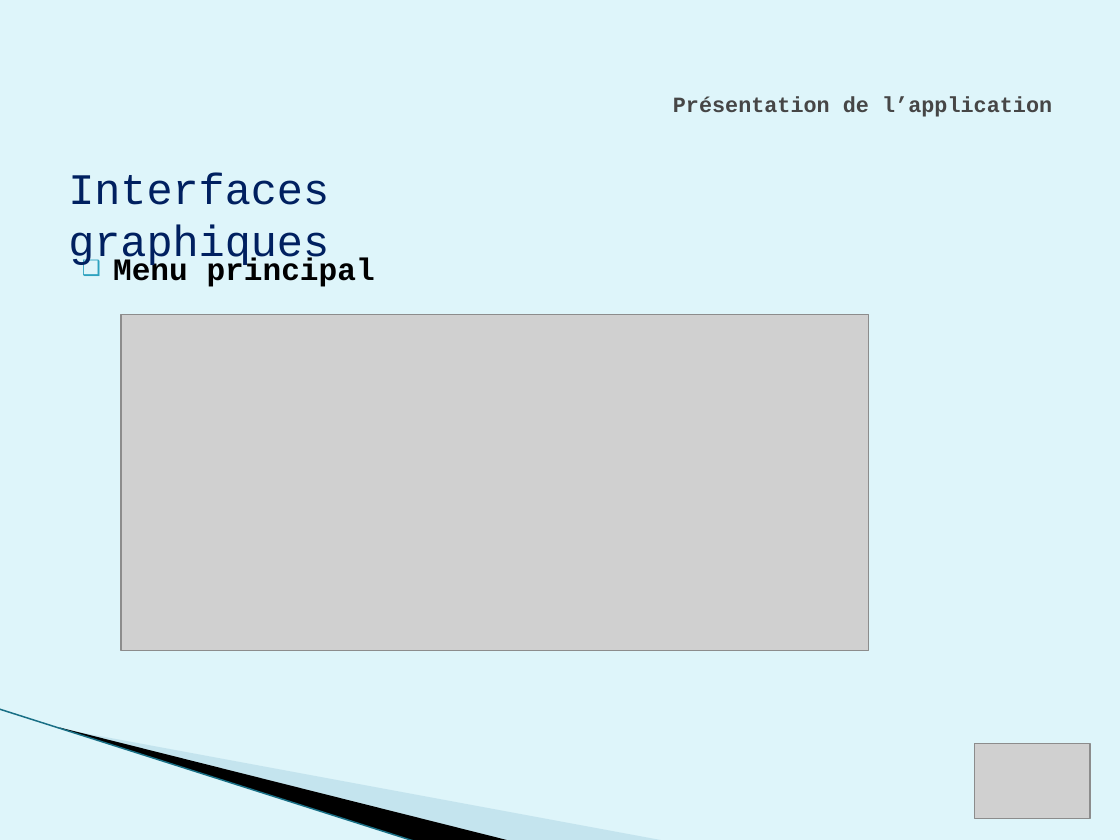
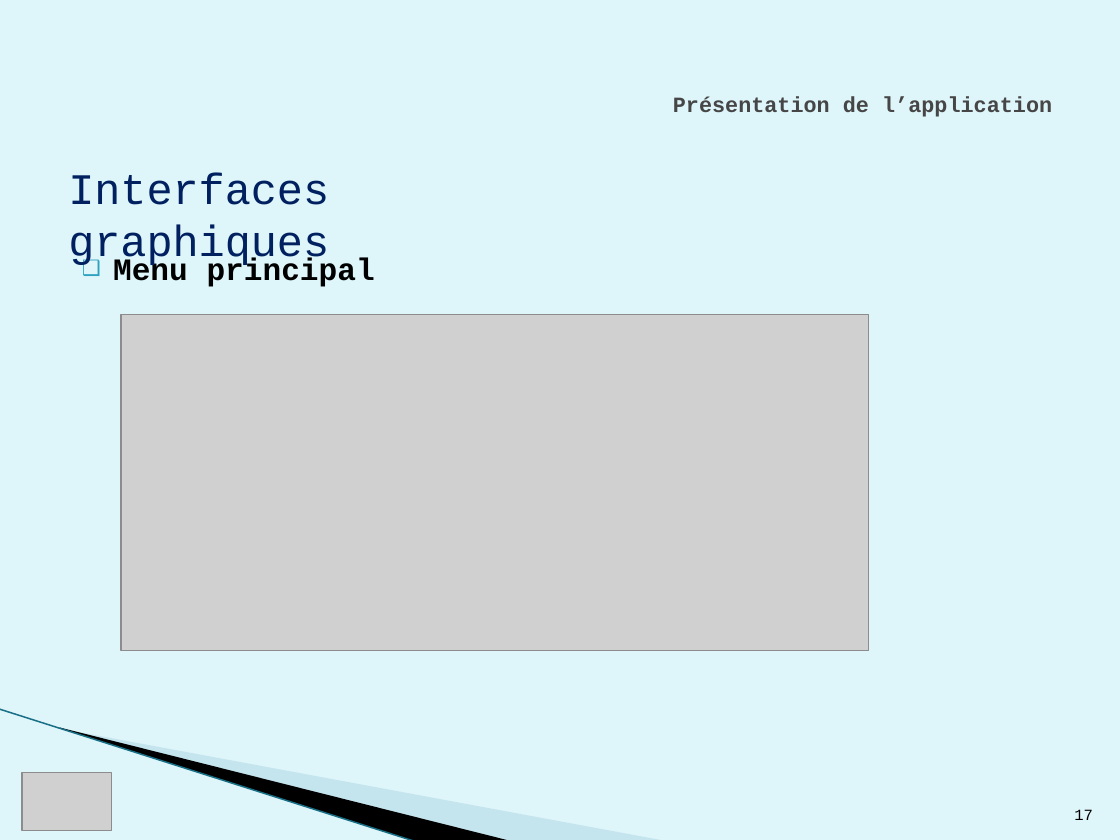
Before and after one commit to weetrax/AbsMedicalWPF, a slide deck: slide 17 of doc/Diapo.pptx. Drawn at 1120x840 pixels with LibreOffice and Linux fonts; fonts in the diff are those of the drawing; grey boxes stand for pictures; background and template pictures are left out. Boxes give left, top, right and bottom in pixels: in the first picture for what was removed or moved away, otherwise in the second. Text is boxed around its words. In the diff, an @@ line names an element or a change of style, - is before the commit and + after.

```diff
--- a/doc/Diapo.pptx
+++ b/doc/Diapo.pptx
@@ picture removed at bbox=[974, 744, 1090, 819] @@
@@ picture added at bbox=[22, 773, 112, 830] @@
@@ page number added at bbox=[1074, 809, 1093, 820], 10 pt, text #000000 @@
+17
```
Also in this commit, not shown: 25 other slides changed.
